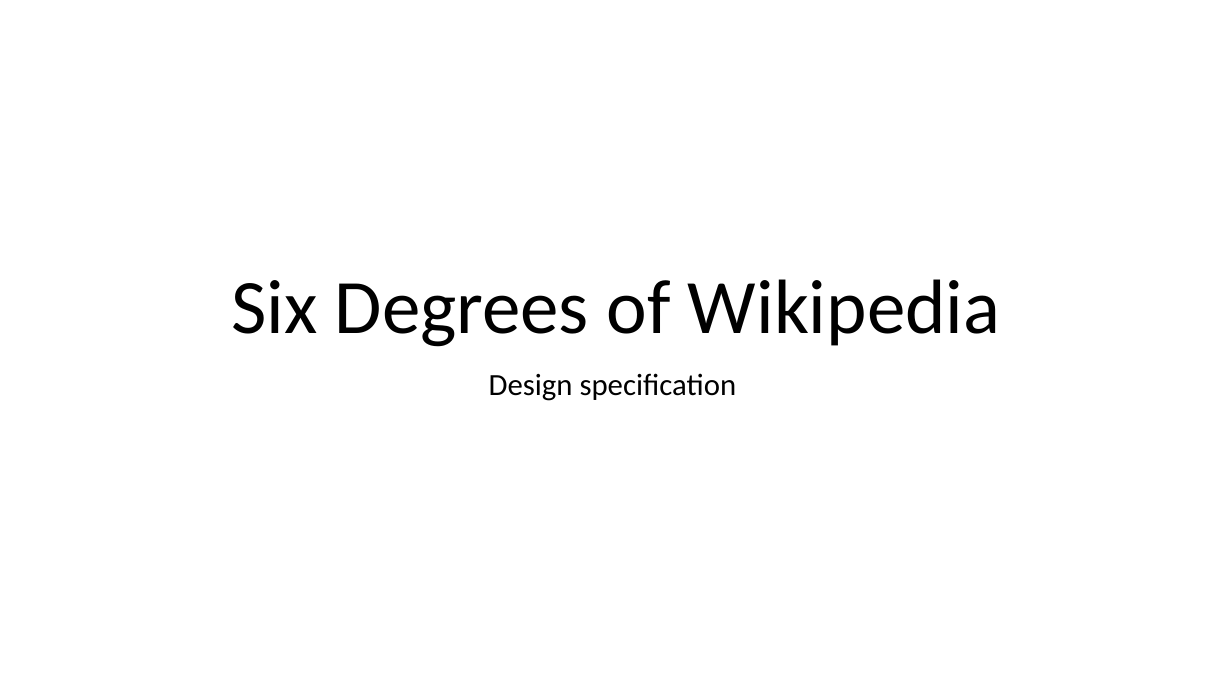
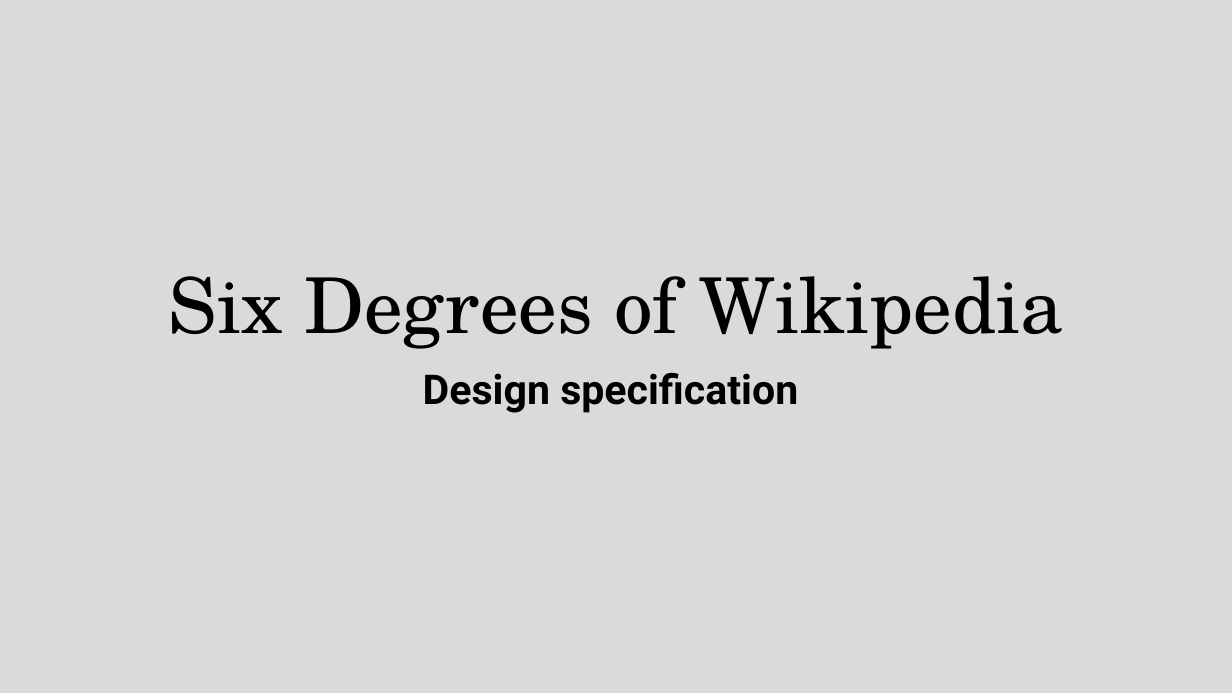
Before and after one commit to mcgeorgiev/six_degrees, a slide deck: slide 1 of DesignSpec.pptx. Drawn at 1232x693 pixels with LibreOffice and Linux fonts; fonts in the diff are those of the drawing. Boxes give left, top, right and bottom in pixels: in the first picture for what was removed or moved away, otherwise in the second. Text is boxed around its words. In the diff, an @@ line names an element or a change of style, - is before the commit and + after.

Commit message:
powerpoint

```diff
--- a/DesignSpec.pptx
+++ b/DesignSpec.pptx
@@ background #FFFFFF to #D9D9D9 at 95% opacity @@
@@ title "Six Degrees of Wikipedia" at <box>169,276,1064,349</box>: font Calibri to TeX Gyre Schola @@
@@ subtitle "Design specification" at <box>423,372,798,413</box>: size 24 to 32 pt, font Calibri to Roboto, bold on @@
```
Also in this commit, not shown: 1 other slide changed, 4 slides added.
